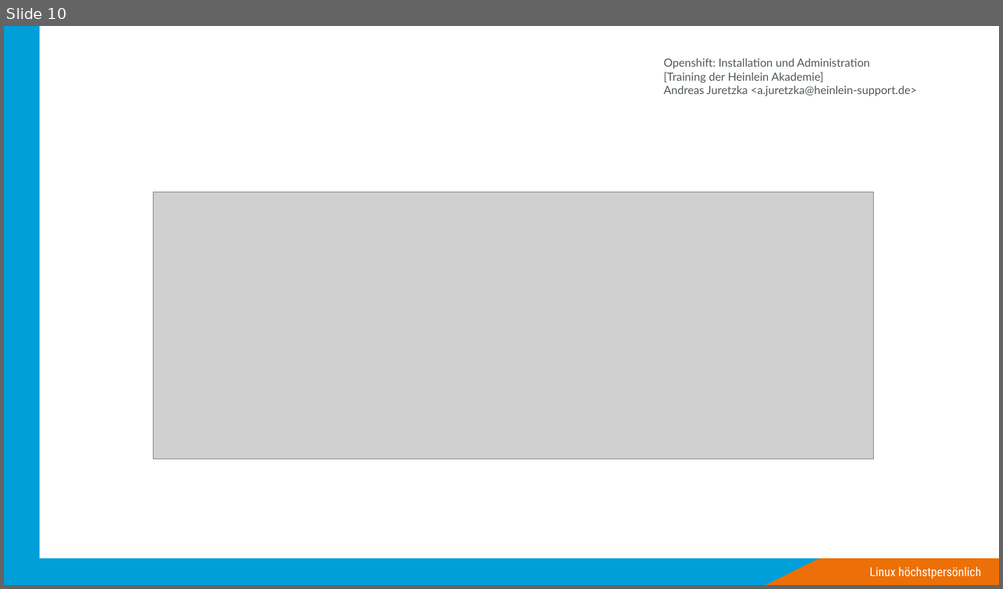
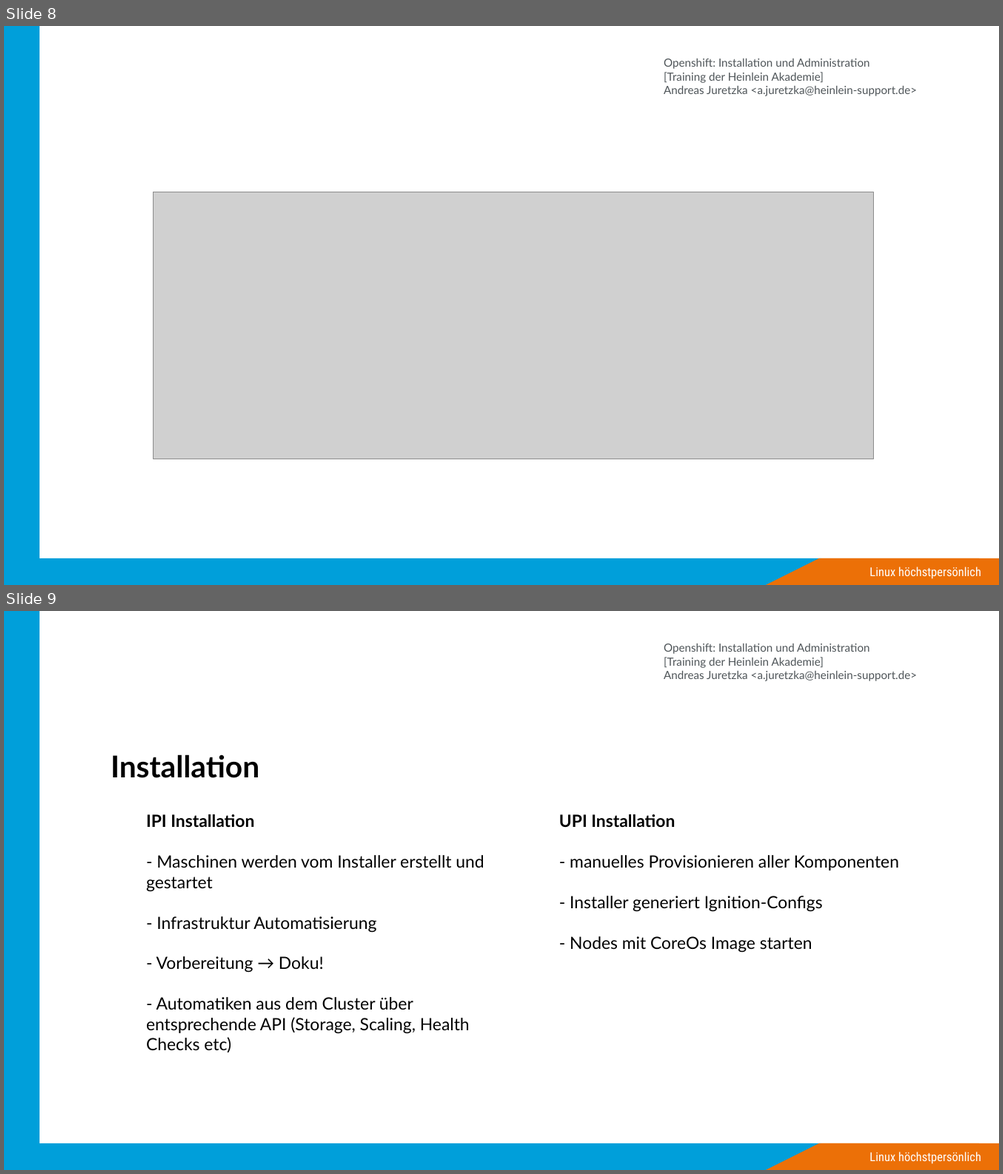
Before and after one commit to ajayten/openshift-kurs-folien, a slide deck: folien.odp. Shown one above the other, each under a label of ours: slide 10 before the commit, slides 8 and 9 after it. The pictures are 1003x589 and 1003x1174 pixels, drawn with LibreOffice and Linux fonts; fonts in the diff are those of the drawing; grey boxes stand for pictures; background and template pictures are left out. Boxes give left, top, right and bottom in pixels: in the first picture for what was removed or moved away, otherwise in the second. Text is boxed around its words. In the diff, an @@ line names an element or a change of style, - is before the commit and + after.

```diff
--- a/folien.odp
+++ b/folien.odp
@@ slide 9 added at box(4, 611, 999, 1170), background #FFFFFF; not listed: 5 template elements that a slide beside it also shows @@
@@ title added at box(111, 755, 259, 778), 32 pt, text #000000, bold @@
+Installation
@@ text added at box(146, 815, 484, 1053), 18 pt, text #000000 @@
+IPI Installation
+- Maschinen werden vom Installer erstellt und gestartet
+- Infrastruktur Automatisierung
+- Vorbereitung → Doku!
+- Automatiken aus dem Cluster über entsprechende API (Storage, Scaling, Health Checks etc)
@@ text added at box(559, 815, 899, 952), 18 pt, text #000000 @@
+UPI Installation
+- manuelles Provisionieren aller Komponenten
+- Installer generiert Ignition-Configs
+- Nodes mit CoreOs Image starten
@@ what was slide 10 is now slide 8 @@
```
Also in this commit, not shown: 1 slide changed, 1 other slide added, 1 other file.
